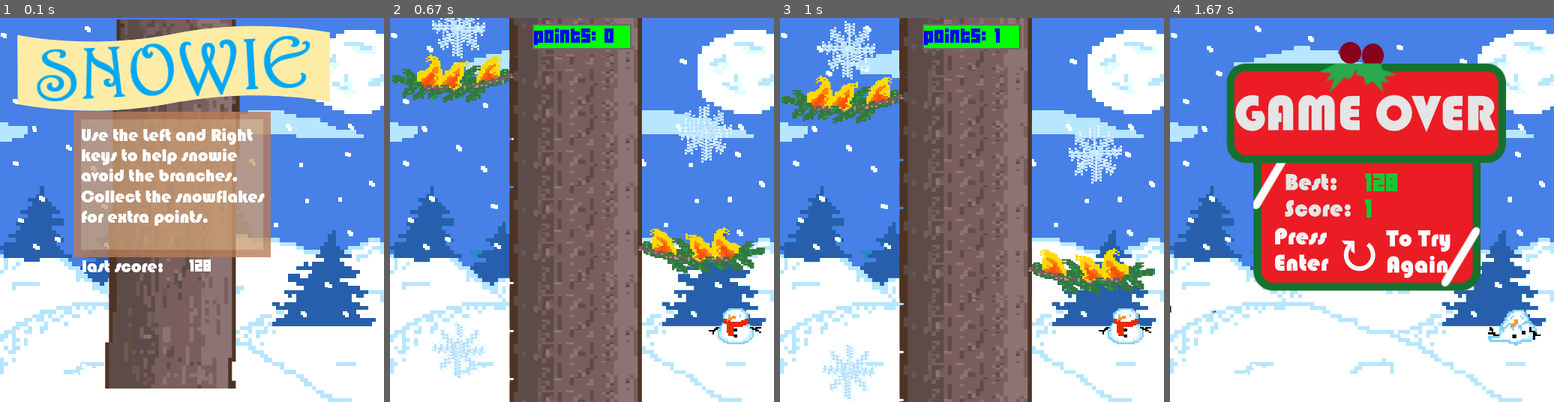
Above: before the commit, frames 1-4 (left to right).
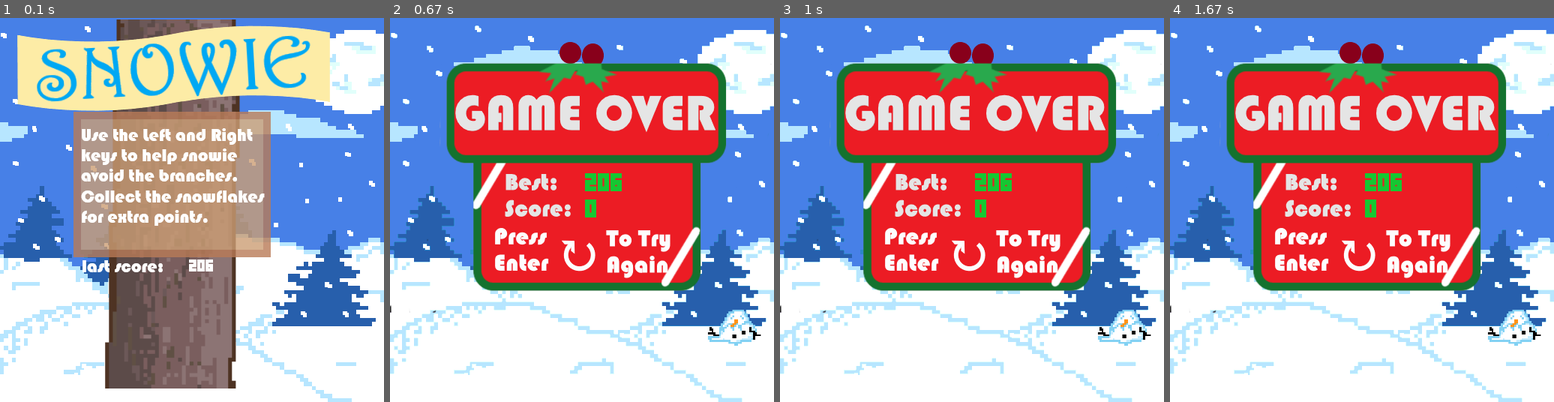
Above: after the commit, the same moments.

Repository: HeyItsBethany3/Game-Project
Game: pygame game, started from game.py
The game is run twice, just before and just after one commit, with the same random seed, the same clock (stepped at 60 frames per second) and the same inputs.
Inputs:
- Up to frame 1 (0.1 s): no input
- Up to frame 2 (0.67 s): tap Enter at 0.33 s
- Up to frame 3 (1 s): no input
- Up to frame 4 (1.67 s): no input

The runs differ from the first frame. In frame 1, less than 0.1% of the frame differs, in the area x 49-56%, y 62-67%; in frame 2, 56%; in frame 3, 57%, in the area x 0-98%, y 0-100%; in frame 4, 0.3%.

Commit message:
fixed health bar issue,sudden death of snowie, put new imgs and other minor edits

Diff:
--- a/game.py
+++ b/game.py
@@ -49,7 +49,7 @@
 
 class Branches:
 
-    changeY = 4 # How quickly branch moves down vertically
+    changeY = 10 # How quickly branch moves down vertically
 
     tree_types = ('sprite/branches/right.png',
                   'sprite/branches/left.png',
@@ -81,16 +81,17 @@
         global game_state
 
 
-        newY = self.y
+        newY = self.y + self.changeY
 
         # lower bound for branch y value
         lowerBound = newY + branchHeight
-
-
-        print( snowmanY )
-        if lowerBound > snowmanY and snowmanPos == self.pos:
+        upperBound = newY - branchHeight
+
+        print( lowerBound )
+
+        if  upperBound < snowmanY < lowerBound  and snowmanPos == self.pos:
             # New branch would be in snowmans space
-            game_state = 0 #game over
+                game_state = 0 #game over
 
 
 
@@ -134,7 +135,7 @@
 
     endOfScreen = False
 
-    changeY = 4
+    changeY = 10
 
     def __init__(self, y, pos):
         self.pos = pos # left or right
@@ -167,8 +168,8 @@
         newY = self.y + self.changeY
         # lower bound for branch y value
         lowerBound = newY + branchHeight # not sure why this works but it does
-
-        if lowerBound > snowmanY  and snowmanPos == self.pos:
+        upperBound = newY - branchHeight
+        if upperBound < snowmanY < lowerBound  and snowmanPos == self.pos:
             # New flake be in snowmans space
             scorer.snowflake_calc() # gain points and health by catching snowflakes
             self.endOfScreen = True
--- a/records.txt
+++ b/records.txt
@@ -1 +1 @@
-128
+206
Not shown, changed: README.md
